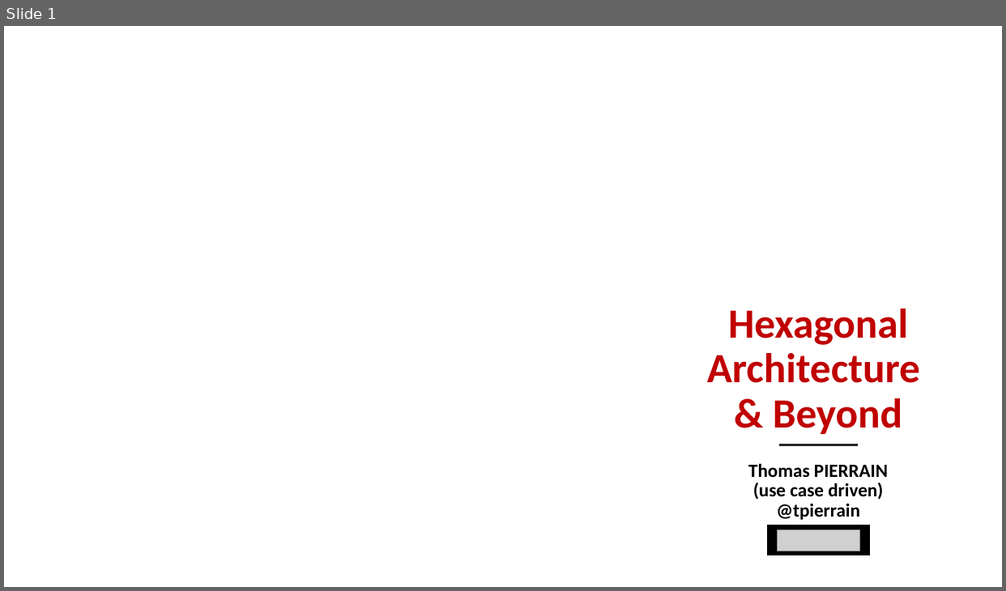
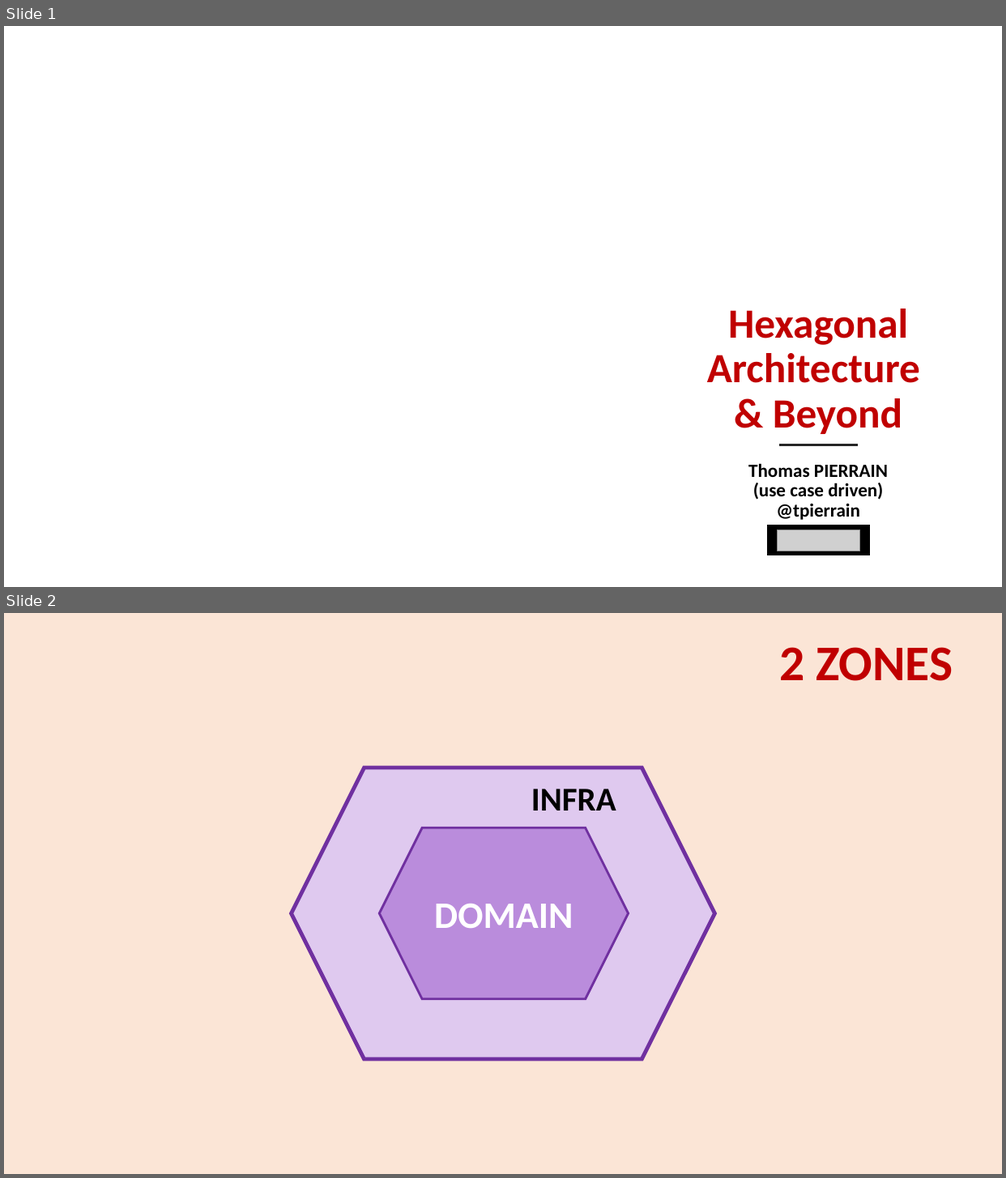
Before and after one commit to tpierrain/talk-hexagonal-and-beyond, a slide deck: HexagonalAndBeyond.pptx. Shown one above the other, each under a label of ours: slide 1 before the commit, slides 1 and 2 after it. The pictures are 1006x591 and 1006x1178 pixels, drawn with LibreOffice and Linux fonts; fonts in the diff are those of the drawing; grey boxes stand for pictures; background and template pictures are left out. Boxes give left, top, right and bottom in pixels: in the first picture for what was removed or moved away, otherwise in the second. Text is boxed around its words. In the diff, an @@ line names an element or a change of style, - is before the commit and + after.

```diff
--- a/HexagonalAndBeyond.pptx
+++ b/HexagonalAndBeyond.pptx
@@ slide 2 added at (4,613,1002,1174), background picture (left out) @@
@@ text added at (779,647,953,681), 48 pt, text #C00000, bold @@
+2 ZONES
@@ hexagon added at (292,768,715,1060), fill #DFC9EF, outline #7030A0 3.75 pt @@
@@ text added at (531,789,616,811), 32 pt, text #000000, bold @@
+INFRA
@@ hexagon added at (379,828,629,999), fill #BA8CDC, outline #7030A0 2.25 pt, 36 pt, text #FFFFFF, bold @@
+DOMAIN
```
Also in this commit, not shown: 4 slides changed, 8 other slides added, 3 slides removed, 1 other file.
